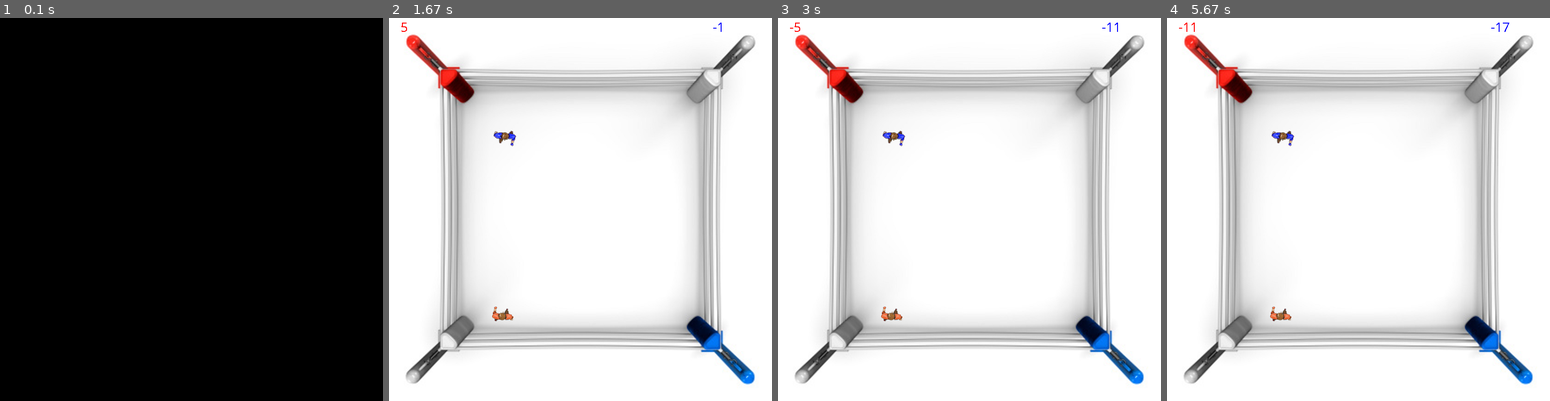
Above: before the commit, frames 1-4 (left to right).
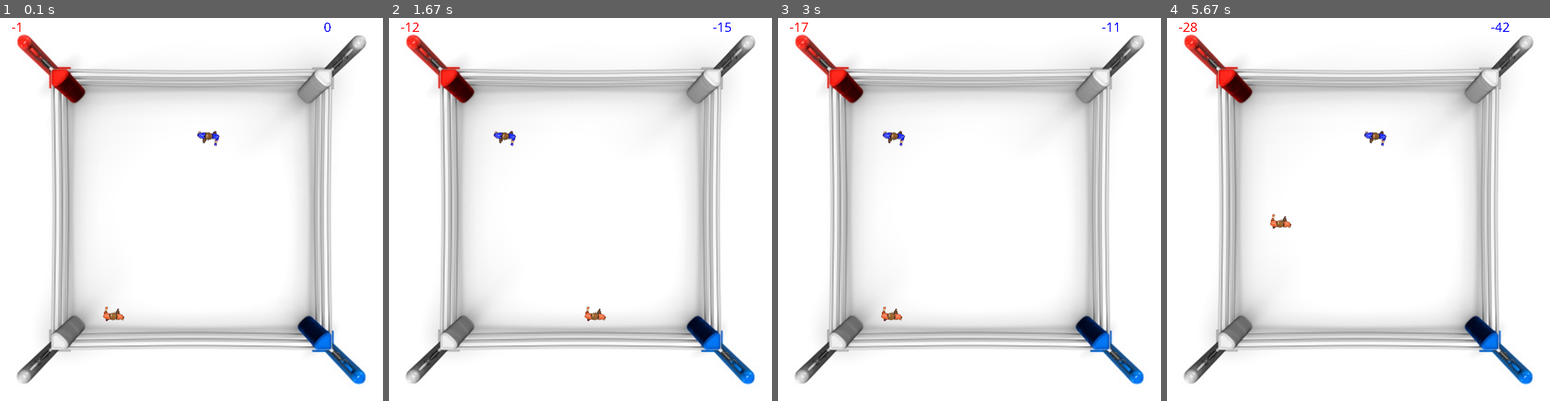
Above: after the commit, the same moments.

Repository: barder60/reinforcementFightingGame
Game: pygame game, started from main.py
The game is run twice, just before and just after one commit, with the same random seed, the same clock (stepped at 60 frames per second) and the same inputs.
Inputs:
- Up to frame 1 (0.1 s): no input
- Up to frame 2 (1.67 s): no input
- Up to frame 3 (3 s): no input
- Up to frame 4 (5.67 s): no input

The runs differ from the first frame. In frame 1, 100% of the frame differs, in the area x 0-100%, y 0-100%; in frame 2, 0.3%; in frame 3, less than 0.1%; in frame 4, 0.6%.

Commit message:
[UPD] normal attack has delay now

Diff:
--- a/Environnement.py
+++ b/Environnement.py
@@ -64,22 +64,30 @@
                 action = player.lastAction
                 reward = REWARD_MISS
                 print("JE RATE")
-        elif player.delay == 1:
+        elif player.delay == 1 and (player.lastAction == ATT_RIGHT):
             player.delay = 0
             action = player.lastAction
-            reward = 0
-        elif action == NOTHING:
-            reward = REWARD_NOTHING
-        elif action == LEFT:
-            new_state = (player.state[0], player.state[1] - 1)
-        elif action == RIGHT:
-            new_state = (player.state[0], player.state[1] + 1)
-        elif action == UP:
-            new_state = (player.state[0] - 1, player.state[1])
-        elif action == DOWN:
-            new_state = (player.state[0] + 1, player.state[1])
-
-        elif action == ATT_LEFT:
+            if opponent.lastAction is not BLOCK_RIGHT \
+                    and (
+                    (player.state[0] is opponent.state[0]
+                     and (player.state[1] == opponent.state[1] + 1 or player.state[1] == opponent.state[1] - 1))
+                    or (player.state[1] is opponent.state[1]
+                        and (player.state[0] == opponent.state[0] + 1 or player.state[0] == opponent.state[0] - 1))):
+                reward = REWARD_DIRECT_HIT
+                opponent.takeHit(ATT_RIGHT, opponent_distance)
+            elif opponent.lastAction is BLOCK_RIGHT \
+                    and (
+                    (player.state[0] is opponent.state[0]
+                     and (player.state[1] == opponent.state[1] + 1 or player.state[1] == opponent.state[1] - 1))
+                    or (player.state[1] is opponent.state[1]
+                        and (player.state[0] == opponent.state[0] + 1 or player.state[0] == opponent.state[0] - 1))):
+                reward = REWARD_HIT_IN_BLOCK
+                opponent.block_hit(ATT_RIGHT, opponent_distance)
+            else:
+                reward = REWARD_MISS
+        elif player.delay == 1 and player.lastAction == ATT_LEFT:
+            player.delay = 0
+            action = player.lastAction
             if opponent.lastAction is not BLOCK_LEFT \
                     and (
                     (player.state[0] is opponent.state[0]
@@ -98,33 +106,30 @@
                 opponent.block_hit(ATT_LEFT, opponent_distance)
             else:
                 reward = REWARD_MISS
+        elif player.delay == 1:
+            player.delay = 0
+            action = player.lastAction
+            reward = 0
+        elif action == NOTHING:
+            reward = REWARD_NOTHING
+        elif action == LEFT:
+            new_state = (player.state[0], player.state[1] - 1)
+        elif action == RIGHT:
+            new_state = (player.state[0], player.state[1] + 1)
+        elif action == UP:
+            new_state = (player.state[0] - 1, player.state[1])
+        elif action == DOWN:
+            new_state = (player.state[0] + 1, player.state[1])
 
-
-        elif action == ATT_RIGHT:
-            if opponent.lastAction is not BLOCK_RIGHT \
-                    and (
-                    (player.state[0] is opponent.state[0]
-                     and (player.state[1] == opponent.state[1] + 1 or player.state[1] == opponent.state[1] - 1))
-                    or (player.state[1] is opponent.state[1]
-                        and (player.state[0] == opponent.state[0] + 1 or player.state[0] == opponent.state[0] - 1))):
-                reward = REWARD_DIRECT_HIT
-                opponent.takeHit(ATT_RIGHT, opponent_distance)
-            elif opponent.lastAction is BLOCK_RIGHT \
-                    and (
-                    (player.state[0] is opponent.state[0]
-                     and (player.state[1] == opponent.state[1] + 1 or player.state[1] == opponent.state[1] - 1))
-                    or (player.state[1] is opponent.state[1]
-                        and (player.state[0] == opponent.state[0] + 1 or player.state[0] == opponent.state[0] - 1))):
-                reward = REWARD_HIT_IN_BLOCK
-                opponent.block_hit(ATT_RIGHT, opponent_distance)
-            else:
-                reward = REWARD_MISS
         elif action == HEAVY_ATT_RIGHT:
             player.delay = 1
             reward = 0
         elif action == HEAVY_ATT_LEFT:
             player.delay = 1
-            reward = -5
+            reward = 0
+        elif action == ATT_RIGHT or action == ATT_LEFT:
+            player.delay = 1
+            reward = 0
         elif action == BLOCK_RIGHT or action == BLOCK_LEFT:
             player.delay = 1
             player.opponent_action_on_block = opponent.lastAction
--- a/Player.py
+++ b/Player.py
@@ -32,6 +32,8 @@
         self.__state = self.__start
         self.__score = 0
         self.__life_point = 100
+        self.__delay = 0
+        self.__opponent_action_on_block = None
 
     @property
     def start_position(self):
--- a/constant.py
+++ b/constant.py
@@ -49,7 +49,6 @@
     UP,
     DOWN,
     NOTHING,
-    ATT_LEFT,
     ATT_RIGHT,
     HEAVY_ATT_LEFT,
     HEAVY_ATT_RIGHT,
--- a/pygameEngine.py
+++ b/pygameEngine.py
@@ -109,7 +109,6 @@
             PlayerTwo.reset()
             isFinished = False
             while not isFinished:
-                time.sleep(1)
                 if count == 90:
                     isFinished = True
                     continue
@@ -123,8 +122,8 @@
                 displayPosition(PlayerOne, PlayerTwo)
                 print("JOUEUR 1 : " + str(distance) + " -> " + bestAction)
                 env.apply(PlayerOne, PlayerTwo, bestAction, distance)
-
                 loopVisualBoxer(PlayerOne, PlayerTwo, screen)
+                time.sleep(0.3)
 
                 if PlayerTwo.isDead():
                     isFinished = True
@@ -136,8 +135,9 @@
                 displayPosition(PlayerOne, PlayerTwo)
                 print("JOUEUR 2 : " + str(distance) + " -> " + bestAction)
                 env.apply(PlayerTwo, PlayerOne, bestAction, distance)
+                loopVisualBoxer(PlayerOne, PlayerTwo, screen)
+                time.sleep(0.3)
 
-                loopVisualBoxer(PlayerTwo, PlayerOne, screen)
 
                 count = count + 1
 
@@ -145,10 +145,10 @@
             print("JOUEUR 1 : " + str(PlayerOne.score))
             print("JOUEUR 2 : " + str(PlayerTwo.score))
 
-        print(PlayerOne.qtable[(1, 0)][ATT_LEFT])
+        #print(PlayerOne.qtable[(1, 0)][ATT_LEFT])
         print(PlayerOne.qtable[(1, 0)][ATT_RIGHT])
         print(PlayerTwo.qtable[(-1, 0)][ATT_RIGHT])
-        print(PlayerTwo.qtable[(-1, 0)][ATT_LEFT])
+        #print(PlayerTwo.qtable[(-1, 0)][ATT_LEFT])
 
     pygame.quit()
 
